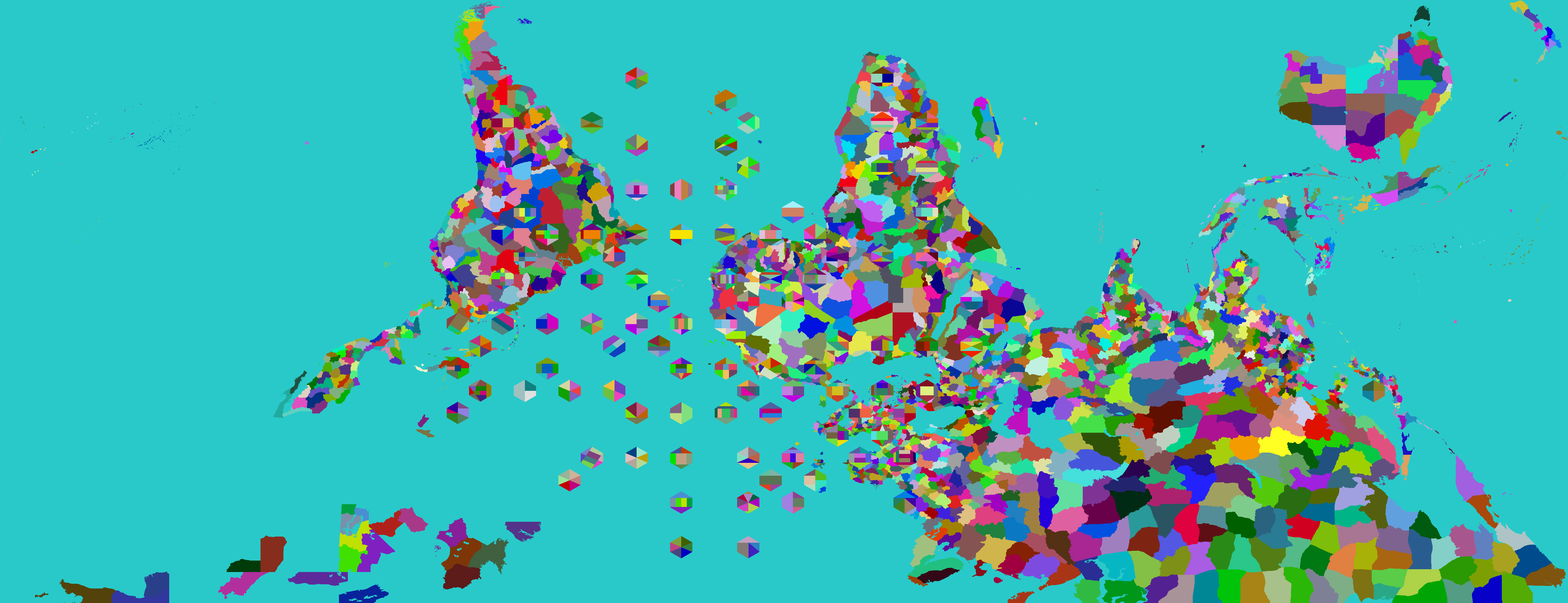
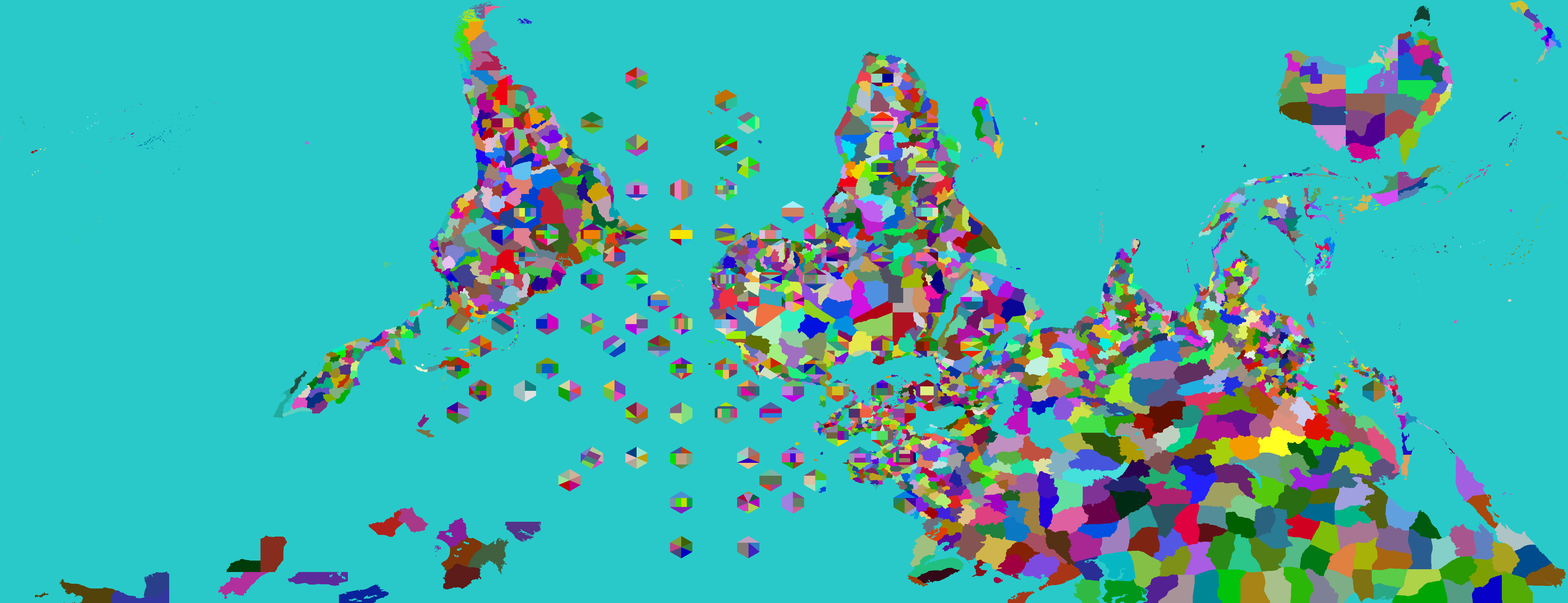
Layers edited between the first and the second w=1568, h=603 image:
painted on "Provinces" over [338,458,826,573]
